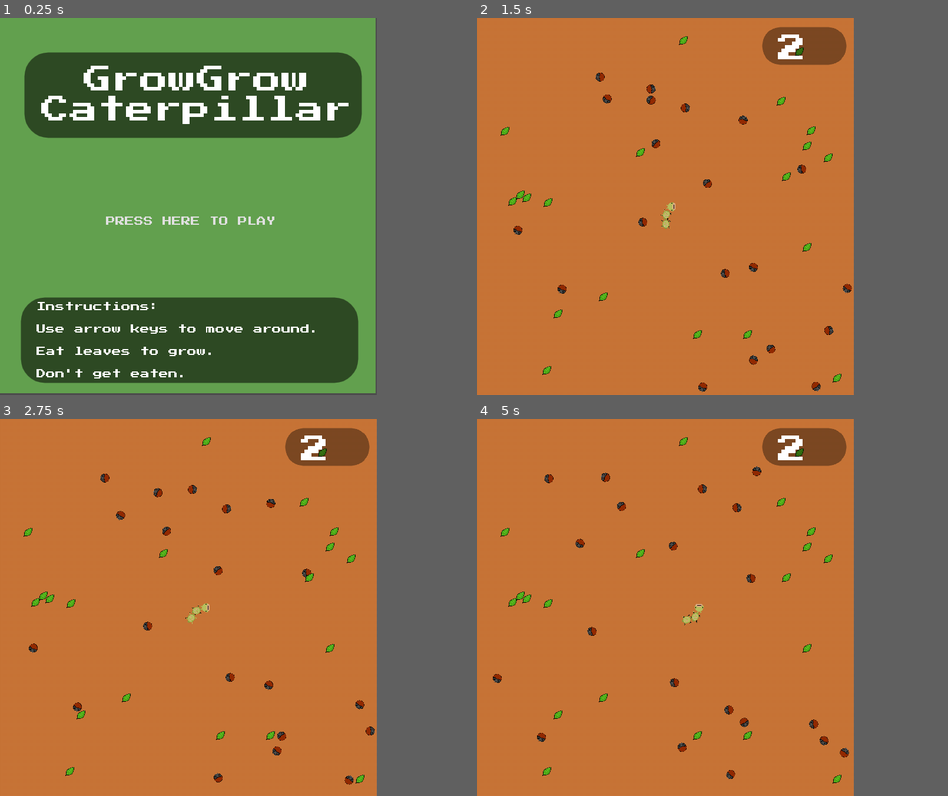
Above: before the commit, frames 1-4 (two rows, left to right).
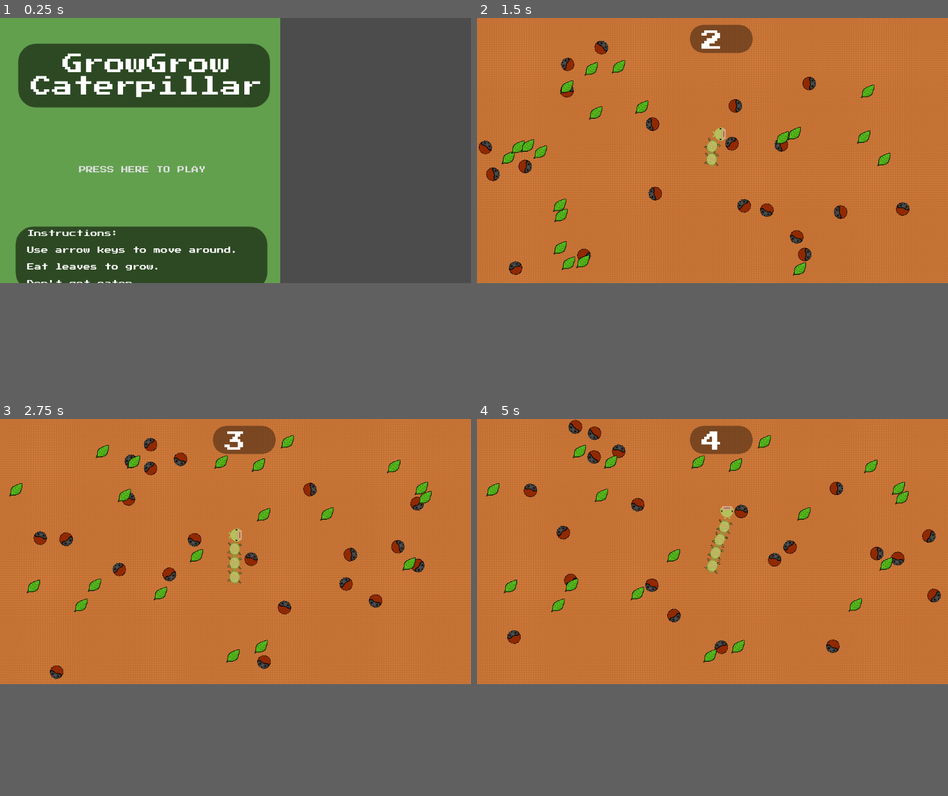
Above: after the commit, the same moments.

Repository: thatnick/grow-grow
Game: Godot game, scene res://scenes/Start.tscn
Same seed, same stepped clock (60 frames per second), same inputs: the game is played once before the commit and once after it.
Inputs (mouse positions are in pixels of both pictures, inside the frame that each line leads up to):
- Up to frame 1 (0.25 s): no input
- Up to frame 2 (1.5 s): click "PRESS HERE TO PLAY" at 0.5 s; hold Right (ui_right) from 1.28 s (still down)
- Up to frame 3 (2.75 s): release Right (ui_right) at 2 s; click (113, 671) at 2 s, where only the run after the commit has a clickable "Press here to play again"
- Up to frame 4 (5 s): hold Down (ui_down) 2.78-3.53 s; hold Right (ui_right) 3.53-4.28 s; hold Up (ui_up) from 4.28 s (still down)
In our replay, the window is 640x640 before the commit and 800x450 after it. These sizes can differ from the game's own. Grey fills any space a smaller window leaves; there, only what the larger window draws over its background counts as a difference.

The runs differ from the first frame. In frame 1, 41% of the frame differs, in the area x 0-80%, y 0-100%; in frame 2, 13%; in frame 3, 13%; in frame 4, 13%.

Commit message:
Resolution and camera change

Diff:
--- a/project.godot
+++ b/project.godot
@@ -19,10 +19,8 @@
 
 [display]
 
-window/size/width=640
-window/size/height=640
-window/size/test_width=640
-window/size/test_height=640
+window/size/width=1072
+window/size/height=603
 
 [global]
 
--- a/scenes/Background.tscn
+++ b/scenes/Background.tscn
@@ -3,41 +3,41 @@
 [ext_resource path="res://sprites/background/Terrain_1.png" type="Texture" id=1]
 
 [sub_resource type="RectangleShape2D" id=1]
-extents = Vector2( 680, 8 )
+extents = Vector2( 568, 8 )
 
 [sub_resource type="RectangleShape2D" id=2]
-extents = Vector2( 24, 680 )
+extents = Vector2( 24, 312 )
 
 [node name="Background" type="Sprite"]
-position = Vector2( 640, 640 )
+position = Vector2( 536, 302 )
 texture = ExtResource( 1 )
 region_enabled = true
-region_rect = Rect2( 0, 0, 1280, 1280 )
+region_rect = Rect2( 0, 0, 1072, 603 )
 
 [node name="TopBumper" type="StaticBody2D" parent="."]
 position = Vector2( 7.99994, -656 )
 
 [node name="CollisionShape2D" type="CollisionShape2D" parent="TopBumper"]
-position = Vector2( -32, 8 )
+position = Vector2( -7.99994, 346 )
 shape = SubResource( 1 )
 
 [node name="BottomBumper" type="StaticBody2D" parent="."]
 position = Vector2( 15.9999, 656 )
 
 [node name="CollisionShape2D" type="CollisionShape2D" parent="BottomBumper"]
-position = Vector2( 0, -8 )
+position = Vector2( 0.00012207, -347 )
 shape = SubResource( 1 )
 
 [node name="LeftBumper" type="StaticBody2D" parent="."]
 position = Vector2( -664, 16 )
 
 [node name="CollisionShape2D" type="CollisionShape2D" parent="LeftBumper"]
-position = Vector2( 0, -16 )
+position = Vector2( 104, -14 )
 shape = SubResource( 2 )
 
 [node name="RightBumper" type="StaticBody2D" parent="."]
 position = Vector2( 656, 0 )
 
 [node name="CollisionShape2D" type="CollisionShape2D" parent="RightBumper"]
-position = Vector2( 7.99994, 24 )
+position = Vector2( -96.0001, 2 )
 shape = SubResource( 2 )
--- a/scenes/Head.tscn
+++ b/scenes/Head.tscn
@@ -1,8 +1,7 @@
-[gd_scene load_steps=5 format=2]
+[gd_scene load_steps=4 format=2]
 
 [ext_resource path="res://scripts/Head.gd" type="Script" id=1]
 [ext_resource path="res://sprites/player/colinhead1.png.png" type="Texture" id=2]
-[ext_resource path="res://scenes/Camera.tscn" type="PackedScene" id=3]
 
 [sub_resource type="CircleShape2D" id=1]
 radius = 14.9513
@@ -15,12 +14,6 @@
 rotation = -1.5708
 texture = ExtResource( 2 )
 
-[node name="Camera2D" parent="." instance=ExtResource( 3 )]
-limit_left = 0
-limit_top = 0
-limit_right = 1280
-limit_bottom = 1280
-
 [node name="CollisionShape2D" type="CollisionShape2D" parent="."]
 position = Vector2( 3, 0 )
 shape = SubResource( 1 )
--- a/scenes/Main.tscn
+++ b/scenes/Main.tscn
@@ -13,7 +13,7 @@
 [node name="Background" parent="." instance=ExtResource( 6 )]
 
 [node name="Player" parent="." instance=ExtResource( 1 )]
-position = Vector2( 641.68, 640.206 )
+position = Vector2( 534.138, 264.262 )
 
 [node name="Enemy" parent="." instance=ExtResource( 4 )]
 position = Vector2( 638.628, 461.298 )
--- a/scripts/Main.gd
+++ b/scripts/Main.gd
@@ -2,7 +2,7 @@
 
 const NUM_COLLECTABLES = 20
 const NUM_ENEMIES = 20
-const background_size = Vector2(1280, 1280)
+const background_size = Vector2(1072, 603)
 const collectable = preload("res://scenes/Collectable.tscn")
 const enemy = preload("res://scenes/Enemy.tscn")
 var rng = RandomNumberGenerator.new()
